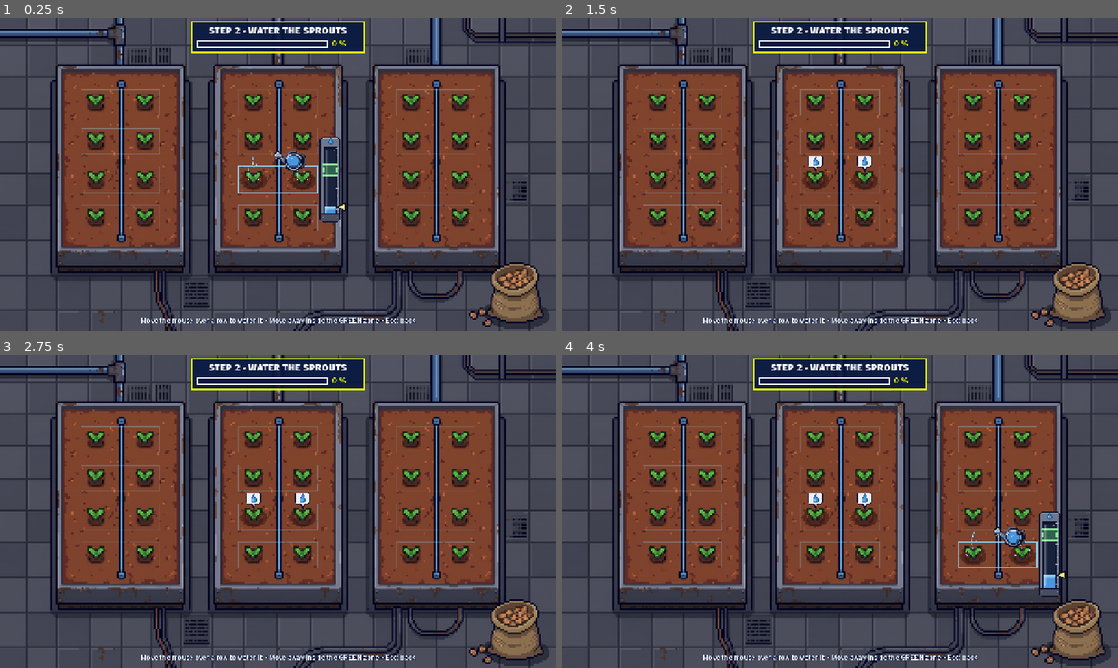
Above: before the commit, frames 1-4 (two rows, left to right).
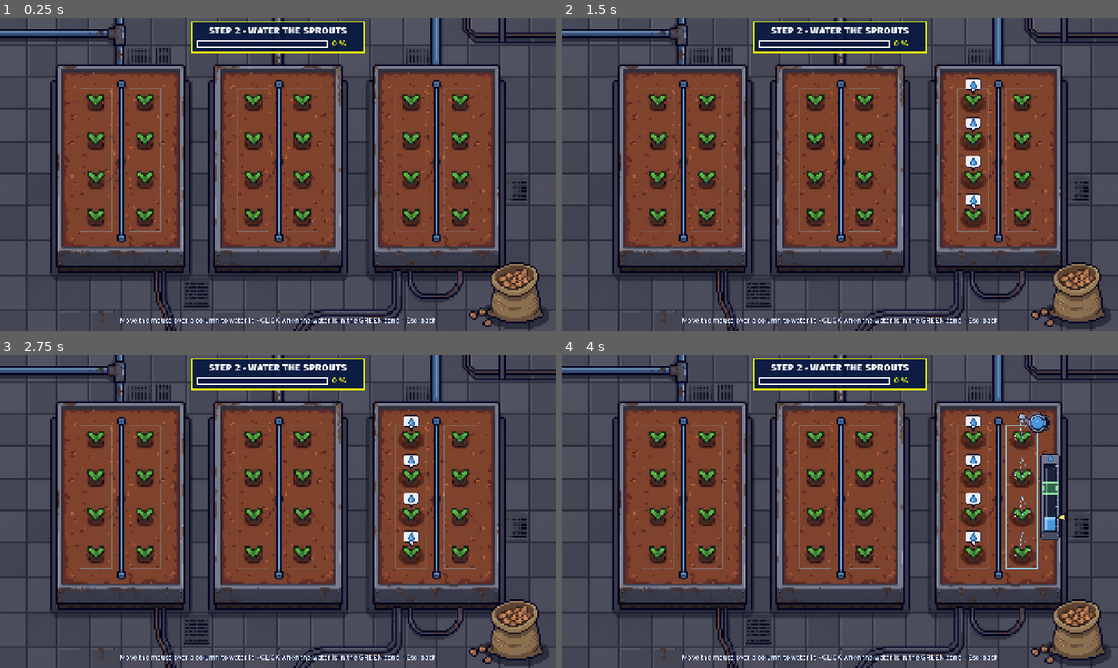
Above: after the commit, the same moments.

Repository: Etiensro/Martians-NasaSpaceAppsChallenge
Game: Godot game, scene res://scenes/interiores/estacion_ares1/modulos/invernadero/regar.tscn
Same seed, same stepped clock (60 frames per second), same inputs: the game is played once before the commit and once after it. This scene is started directly instead of the project's main scene.
Inputs (mouse positions are in pixels of both pictures, inside the frame that each line leads up to):
- Up to frame 1 (0.25 s): no input
- Up to frame 2 (1.5 s): tap Enter (ui_accept) at 0.5, 0.77 s; move the mouse to (962, 158) at 0.52 s; hold D 0.53-1.28 s; tap E at 0.6 s; click (962, 158) at 0.67 s; move the mouse to (728, 190) at 1.27 s; hold S from 1.28 s (still down); tap Shift at 1.35 s; click (728, 190) at 1.42 s
- Up to frame 3 (2.75 s): tap Enter (ui_accept) at 1.52, 2 s; move the mouse to (333, 442) at 2.02 s; release S at 2.03 s; hold D from 2.03 s (still down); tap Space at 2.1 s; click (333, 442) at 2.17 s
- Up to frame 4 (4 s): tap Enter (ui_accept) at 2.75, 3.02, 3.77 s; move the mouse to (812, 574) at 2.77 s; release D at 2.78 s; hold W 2.78-3.53 s; tap E at 2.85 s; click (812, 574) at 2.92 s; move the mouse to (1006, 558) at 3.52 s; hold A from 3.53 s (still down); hold Shift from 3.53 s (still down); click (1006, 558) at 3.67 s

The runs differ from the first frame. In frame 1, 3.4% of the frame differs, in the area x 14-86%, y 22-98%; in frame 2, 2.8%; in frame 3, 3.1%; in frame 4, 5.6%, in the area x 14-91%, y 18-98%.

Commit message:
feat: regar por columnas y cerrar la regadera con clic a tiempo

Diff:
--- a/scripts/interiores/estacion_ares1/regar.gd
+++ b/scripts/interiores/estacion_ares1/regar.gd
@@ -1,11 +1,12 @@
 extends Node2D
 ## Minijuego REGAR del invernadero (paso 2) (scenes/interiores/estacion_ares1/modulos/invernadero/regar.tscn).
-## Vista cenital de las 3 camas con 24 brotes, regados por FILAS (12 filas de 2 brotes).
-## Pasa el mouse por una fila: la regadera riega y el medidor sube. Saca el mouse de la fila dentro de la
-## zona verde del medidor:
-##   - Poca agua  -> tierra húmeda y burbuja de "sed": vuelve a pasar para regar más.
-##   - En la zona -> tierra empapada y burbuja de "perfecto": fila lista.
-##   - Demasiada  -> tierra encharcada y burbuja de "ahogada": se seca un momento y hay que repetir.
+## Vista cenital de las 3 camas con 24 brotes, regados por COLUMNAS (6 columnas de 4 brotes).
+## Pasa el mouse por una columna: la regadera riega y el medidor sube. Haz CLIC justo cuando el agua esté
+## en la zona verde para cerrar la regadera:
+##   - Clic antes de la zona -> tierra húmeda y burbuja de "sed": vuelve a regar para llegar.
+##   - Clic en la zona       -> tierra empapada y burbuja de "perfecto": columna lista.
+##   - Clic tarde o no clic  -> tierra encharcada y burbuja de "ahogada": se seca y hay que repetir.
+## Si sacas el mouse de la columna sin hacer clic, la regadera se detiene y el agua se queda como está.
 ## La barra de progreso debe llegar al 100 %; entonces los brotes crecen, se desbloquea el paso 3 y se vuelve
 ## al invernadero. Esc: volver.
 ## Sprites y anclas: assets/interiores/estacion_ares1/invernadero/riego_layout.json (los hizo el equipo).
@@ -17,14 +18,14 @@
 const GREENHOUSE := "res://scenes/interiores/estacion_ares1/modulos/invernadero/invernadero.tscn"
 const POUR_SPEED := 0.42      # medidor lleno por segundo
 const ZONE_SIZE := 0.2        # alto de la zona verde (parte del medidor)
-const DRAIN_TIME := 1.4       # lo que tarda en secarse una fila ahogada
+const DRAIN_TIME := 1.4       # lo que tarda en secarse una columna ahogada
 
 enum S { DRY, THIRSTY, OK, DROWNED }
 
 var lay: Dictionary
 var plants: Array = []        # {pos, soil, sprout, bubble}
-var rows: Array = []          # {plants: [índices], rect, level, lo, hi, state}
-var _sel := -1                # fila que se está regando
+var rows: Array = []          # columnas: {plants: [índices], rect, level, lo, hi, state}
+var _sel := -1                # columna que se está regando
 var _tex := {}
 var _can := Sprite2D.new()
 var _rains: Array[Sprite2D] = []
@@ -75,22 +76,22 @@
 			sprout.position = pos - Vector2(bc[0], bc[1])
 			add_child(sprout)
 			plants.append({"pos": pos, "soil": soil, "sprout": sprout, "bubble": null})
-			if not by_row.has(h.fila):
-				by_row[h.fila] = []
-			by_row[h.fila].append(plants.size() - 1)
+			if not by_row.has(h.col):
+				by_row[h.col] = []
+			by_row[h.col].append(plants.size() - 1)
 		for f in by_row:
 			var idx: Array = by_row[f]
 			var r := Rect2(plants[idx[0]].pos, Vector2.ZERO)
 			for i in idx:
 				r = r.expand(plants[i].pos)
-			var row := {"plants": idx, "rect": r.grow_individual(34, 32, 34, 28), "level": 0.0, "state": S.DRY}
+			var row := {"plants": idx, "rect": r.grow_individual(36, 34, 36, 30), "level": 0.0, "state": S.DRY}
 			_new_zone(row)
 			rows.append(row)
 	_fx.draw.connect(_draw_fx)
 	_fx.z_index = 6
 	add_child(_fx)
 
-	for k in 2:
+	for k in 4:  # una lluvia por brote de la columna
 		var rain := Sprite2D.new()
 		rain.texture = _atlas("efectos_riego", "lluvia_1")
 		rain.centered = false
@@ -184,9 +185,9 @@
 	var row: Dictionary = rows[_sel]
 	var win: Dictionary = lay.medidor.ventana_agua
 	_meter.visible = true
-	# a la derecha de la fila, sin salirse de la pantalla
+	# a la derecha de la columna, sin salirse de la pantalla
 	var r: Rect2 = row.rect
-	var at := Vector2(r.end.x + 6, r.get_center().y - 100)
+	var at := Vector2(r.end.x + 6, r.get_center().y - _meter.size.y * _meter.scale.y / 2.0)
 	at.x = clampf(at.x, 8, 1280 - _meter.size.x * _meter.scale.x - 8)
 	at.y = clampf(at.y, 8, 720 - _meter.size.y * _meter.scale.y - 8)
 	_meter.position = at
@@ -225,7 +226,7 @@
 	bar_row.add_child(_bar)
 	_pct = Style.label("0 %", 18, Style.NEON_YELLOW, 0)
 	bar_row.add_child(_pct)
-	_hint = Style.label("Move the mouse over a row to water it  ·  Move away inside the GREEN zone  ·  Esc: back", 16, Style.WHITE, 5)
+	_hint = Style.label("Move the mouse over a column to water it  ·  CLICK when the water is in the GREEN zone  ·  Esc: back", 16, Style.WHITE, 5)
 	_hint.horizontal_alignment = HORIZONTAL_ALIGNMENT_CENTER
 	_hint.set_anchors_and_offsets_preset(Control.PRESET_CENTER_BOTTOM)
 	_hint.offset_left = -600
@@ -262,20 +263,20 @@
 		return
 	var under := _row_at(get_global_mouse_position())
 	if _sel >= 0 and under != _sel:
-		_release()            # el mouse salió de la fila: se evalúa
+		_pause()              # el mouse salió de la columna sin hacer clic: se detiene
 	if _sel < 0 and under >= 0:
-		_start_pour(under)    # entró a una fila sin regar
+		_start_pour(under)    # entró a una columna sin regar
 	if _sel >= 0:
 		var row: Dictionary = rows[_sel]
 		row.level += POUR_SPEED * delta
-		if row.level > 1.0:   # se desborda
+		if row.level > 1.0:   # se desborda: no hizo clic a tiempo
 			_release()
 		else:
 			_update_soil(row)
 			_set_frame(_can, "regadera", "vertiendo_%d" % (int(_t * 10.0) % 3 + 1))
 			for rain in _rains:
 				_set_frame(rain, "efectos_riego", "lluvia_%d" % (int(_t * 12.0) % 4 + 1))
-	for i in plants.size():  # los brotes de filas listas se mecen un poco
+	for i in plants.size():  # los brotes se mecen un poco
 		var sp: Sprite2D = plants[i].sprout
 		sp.skew = sin(_t * 2.0 + i) * 0.04
 	_update_meter()
@@ -285,7 +286,7 @@
 func _draw_fx() -> void:
 	if _finished:
 		return
-	for i in rows.size():  # filas por regar: recuadro que late; la activa, más fuerte
+	for i in rows.size():  # columnas por regar: recuadro que late; la activa, más fuerte
 		var row: Dictionary = rows[i]
 		if row.state == S.OK:
 			continue
@@ -304,9 +305,32 @@
 
 
 func _unhandled_input(event: InputEvent) -> void:
-	if event.is_action_pressed("ui_cancel") and not _finished:
+	if _finished:
+		return
+	if event.is_action_pressed("ui_cancel"):
 		get_viewport().set_input_as_handled()
 		SceneChanger.go_to(GREENHOUSE)
+	elif event is InputEventMouseButton and event.pressed and event.button_index == MOUSE_BUTTON_LEFT and _sel >= 0:
+		_release()  # clic: se cierra la regadera y se evalúa
+
+
+## Sale de la columna sin clic: la regadera se va y el agua se queda como está (si ya pasó la zona, se ahoga).
+func _pause() -> void:
+	var row: Dictionary = rows[_sel]
+	if row.level > row.hi:
+		_release()
+		return
+	_sel = -1
+	_hide_can()
+	if row.level > 0.02:
+		row.state = S.THIRSTY
+		_bubbles(row, "sed")
+
+
+func _hide_can() -> void:
+	_can.visible = false
+	for rain in _rains:
+		rain.visible = false
 
 
 func _start_pour(i: int) -> void:
@@ -317,7 +341,7 @@
 	var rose: Array = lay.anclas.regadera_roseta
 	var rain_at: Array = lay.anclas.lluvia_planta
 	var r: Rect2 = row.rect
-	_can.position = Vector2(r.get_center().x, r.position.y - 26) - Vector2(rose[0], rose[1])
+	_can.position = Vector2(r.get_center().x, r.position.y - 22) - Vector2(rose[0], rose[1])
 	_can.visible = true
 	_can.scale = Vector2.ONE * 0.8
 	create_tween().tween_property(_can, "scale", Vector2.ONE, 0.12).set_trans(Tween.TRANS_BACK)
@@ -328,13 +352,11 @@
 			rain.position = plants[row.plants[k]].pos - Vector2(rain_at[0], rain_at[1])
 
 
-## El mouse salió de la fila (o se desbordó): se evalúa cuánta agua recibió.
+## Clic (o se desbordó): se evalúa cuánta agua recibió la columna.
 func _release() -> void:
 	var i := _sel
 	_sel = -1
-	_can.visible = false
-	for rain in _rains:
-		rain.visible = false
+	_hide_can()
 	var row: Dictionary = rows[i]
 	if row.level < row.lo:
 		row.state = S.THIRSTY
@@ -357,7 +379,7 @@
 	_update_soil(row)
 
 
-## Una fila ahogada se seca poco a poco y se puede volver a regar desde cero (otra zona verde).
+## Una columna ahogada se seca poco a poco y se puede volver a regar desde cero (otra zona verde).
 func _drain(row: Dictionary) -> void:
 	var tw := create_tween()
 	tw.tween_interval(DRAIN_TIME)
